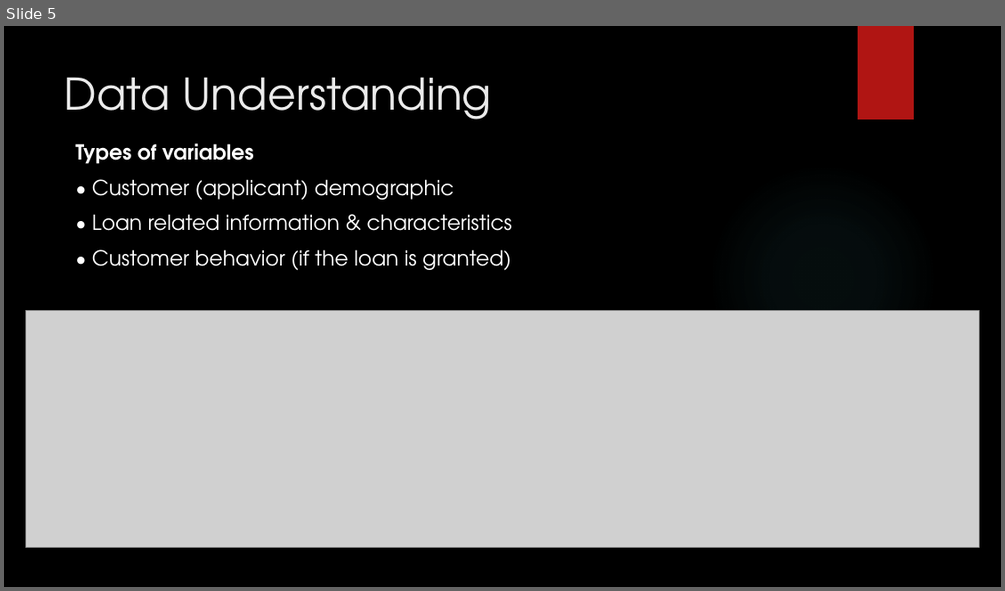
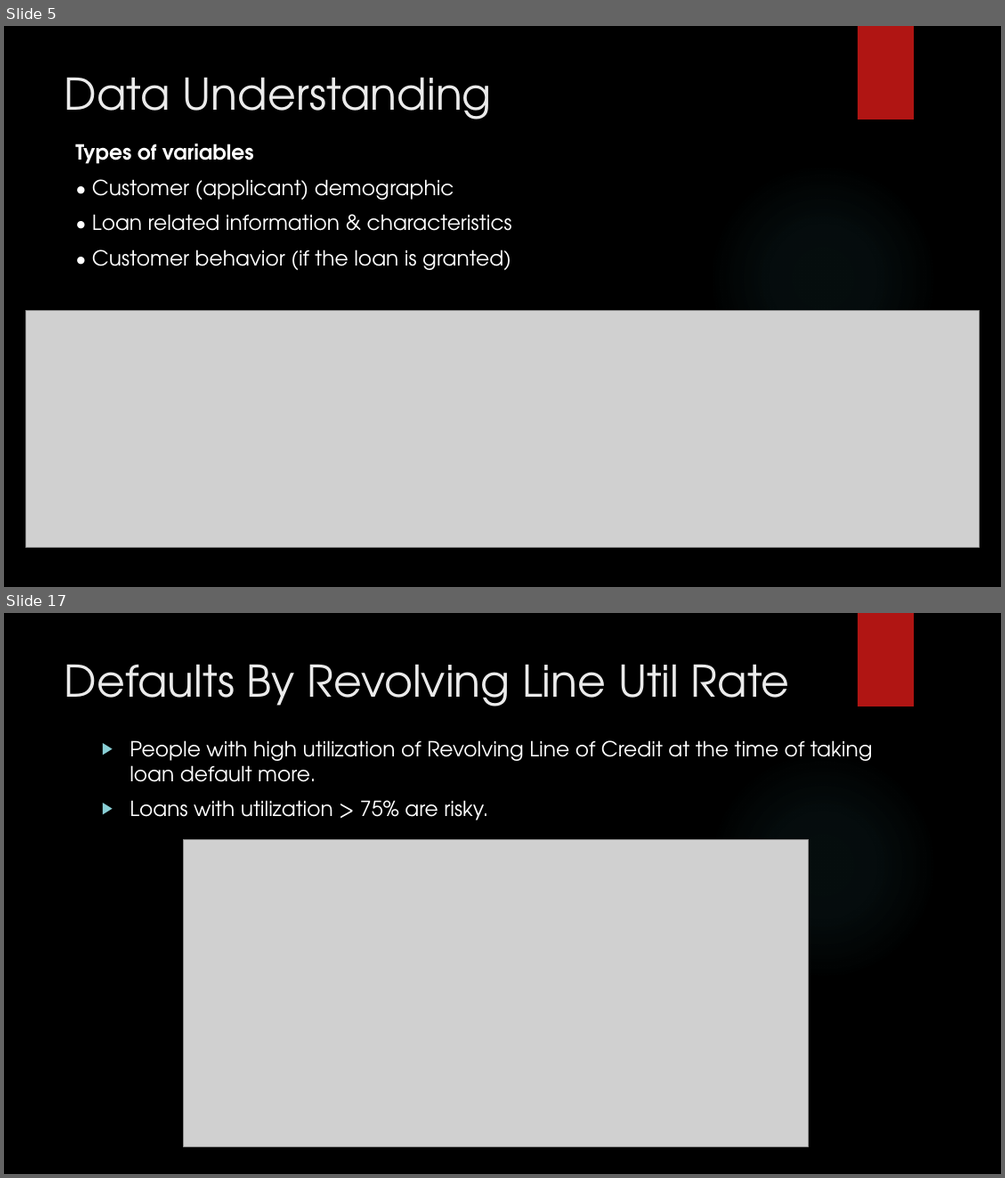
Before and after one commit to subhabrata-ghosh-1988/lending_club_case_study, a slide deck: Subhabrata_Ghosh_Lending_Club_Case_Study.pptx. Shown one above the other, each under a label of ours: slide 5 before the commit, slides 5 and 17 after it; the slides between them are not shown. The pictures are 1005x591 and 1005x1178 pixels, drawn with LibreOffice and Linux fonts; fonts in the diff are those of the drawing; grey boxes stand for pictures; background and template pictures are left out. Boxes give left, top, right and bottom in pixels: in the first picture for what was removed or moved away, otherwise in the second. Text is boxed around its words. In the diff, an @@ line names an element or a change of style, - is before the commit and + after.

```diff
--- a/Subhabrata_Ghosh_Lending_Club_Case_Study.pptx
+++ b/Subhabrata_Ghosh_Lending_Club_Case_Study.pptx
@@ slide 17 added at [4, 613, 1001, 1174], background picture (left out); not listed: 2 template elements that a slide beside it also shows @@
@@ title added at [65, 664, 790, 706], 42 pt, text #EBEBEB @@
+Defaults By Revolving Line Util Rate
@@ text added at [129, 740, 873, 820], 20 pt, text #FFFFFF @@
+▶ People with high utilization of Revolving Line of Credit at the time of taking loan default more.
+▶ Loans with utilization > 75% are risky.
@@ picture added at [183, 840, 808, 1146] @@
```
Also in this commit, not shown: 18 other slides added, 2 other files.
